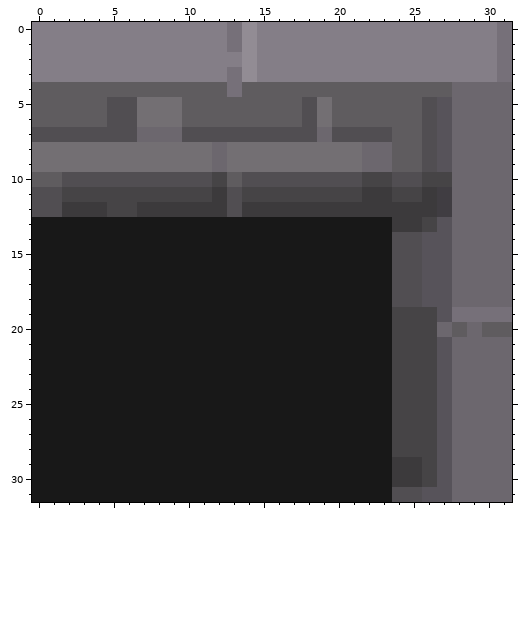
Pixel-art sprite -- core/assets/map/img/floor-stone-hole-corner.png. Above: the version before the commit.
The file is 32x32 pixels. Colours within 5 levels of each other are drawn and written as one.
The same view after the edit:
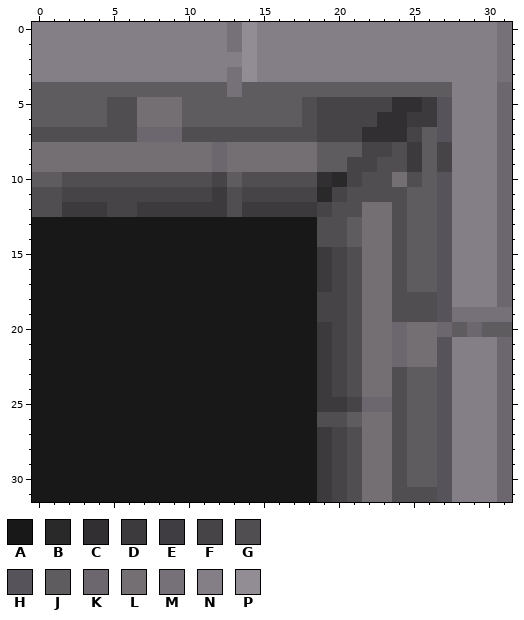
Palette (. is transparent): A #181818  B #2a292a  C #312f31  D #3c3a3c  E #403d42  F #464446  G #514e52  H #57535a  J #5f5c5f  K #6c676e  L #736f73  M #767079  N #847e87  P #928c94
Log entry: Added corner for @Gettor wos pleart
From old to new:
@@ x 17..31 @@
  3 NNNNNNNNNNNNNNM
- 4 JJJJJJJJJJJKKKK
- 5 JGLJJJJJJGHKKKK
- 6 JGLJJJJJJGHKKKK
- 7 GGKGGGGJJGHKKKK
- 8 LLLLLKKJJGHKKKK
- 9 LLLLLKKJJGHKKKK
-10 GGGGGFFGGFFKKKK
-11 FFFFFDDFFDEKKKK
-12 DDDDDDDDDDEKKKK
-13 AAAAAAADDFHKKKK
-14 AAAAAAAGGHHKKKK
-15 AAAAAAAGGHHKKKK
-16 AAAAAAAGGHHKKKK
-17 AAAAAAAGGHHKKKK
-18 AAAAAAAGGHHKKKK
-19 AAAAAAAFFFHMMMM
-20 AAAAAAAFFFKJKJJ
-21 AAAAAAAFFFHKKKK
-22 AAAAAAAFFFHKKKK
-23 AAAAAAAFFFHKKKK
-24 AAAAAAAFFFHKKKK
-25 AAAAAAAFFFHKKKK
-26 AAAAAAAFFFHKKKK
-27 AAAAAAAFFFHKKKK
-28 AAAAAAAFFFHKKKK
-29 AAAAAAADDFHKKKK
-30 AAAAAAADDFHKKKK
-31 AAAAAAAGGHHKKKK
+ 4 JJJJJJJJJJJNNNK
+ 5 JGFFFFFCCDHNNNK
+ 6 JGFFFFCCDDHNNNK
+ 7 GGFFFCCCFJHNNNK
+ 8 LLJJJFFGDJFNNNK
+ 9 LLJJFFGGDJFNNNK
+10 GGCBFGGLGJHNNNK
+11 FFBFGGGGJJHNNNK
+12 DDFGGLLGJJHNNNK
+13 AAGGJLLGJJHNNNK
+14 AAGGJLLGJJHNNNK
+15 AADFGLLGJJHNNNK
+16 AADFGLLGJJHNNNK
+17 AADFGLLGJJHNNNK
+18 AAFFGLLGGGHNNNK
+19 AAFFGLLGGGHMMMM
+20 AADFGLLKLLKJKJJ
+21 AADFGLLKLLHNNNK
+22 AADFGLLKLLHNNNK
+23 AADFGLLGJJHNNNK
+24 AADFGLLGJJHNNNK
+25 AADDFKKGJJHNNNK
+26 AAGGJLLGJJHNNNK
+27 AADFGLLGJJHNNNK
+28 AADFGLLGJJHNNNK
+29 AADFGLLGJJHNNNK
+30 AADFGLLGJJHNNNK
+31 AADFGLLGGGHNNNK
Changed places in both pictures, as pixel boxes (x1, y1, x2, y2):
changed: (317, 82, 497, 502)
